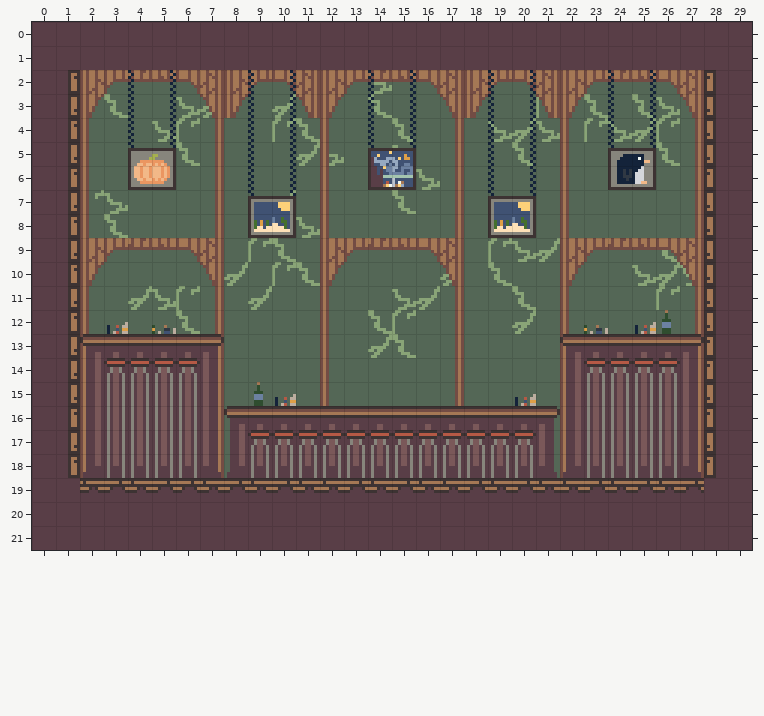
One commit to this Tiled map: tiled/levels/saloon.tmx. That is the earlier state.
Cells are 8x8 px. Shown: x 0..29, y 0..21.
And afterwards:
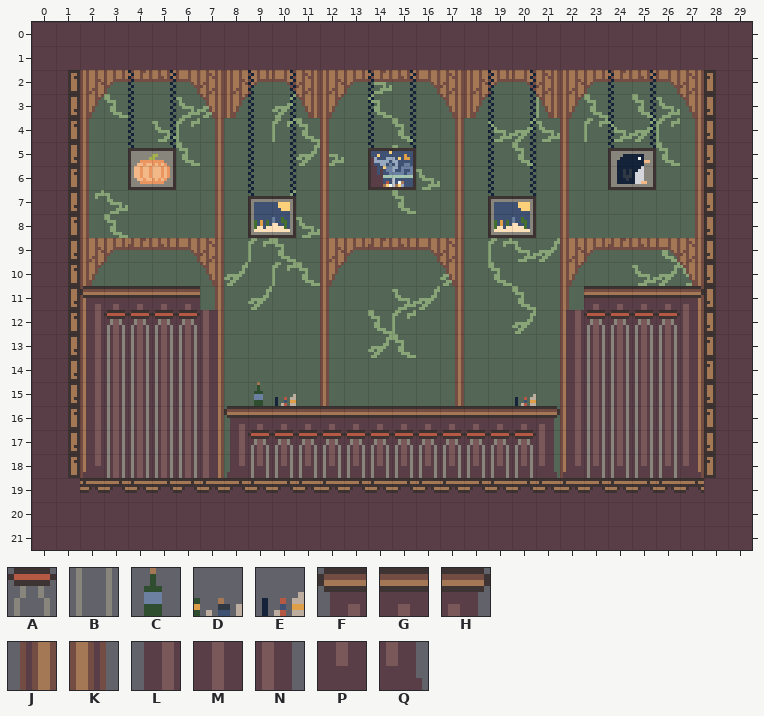
Key: from "CowboyTilemap": A 201 "wall", B 241, C 296, D 298, E 299, F 351 "onewaywall", G 352 "onewaywall", H 353 "onewaywall", J 385 "wall", K 387 "wall", L 388 "wall", M 389, N 390 "wall", P 429, Q 430 "wall".
_ is an empty cell, # one hidden under a higher layer.
What changed:
{"where": "layer \"Background_1\""}
{"y":12,"x":2,"old":"______","new":"LMMMMN"}
{"y":12,"x":22,"old":"______","new":"LMMMMN"}
{"y":13,"x":2,"old":"J####K","new":"LMMMMN"}
{"y":13,"x":22,"old":"_####K","new":"LMMMMN"}
{"y":18,"x":3,"old":"PPPPQ","new":"MMMMN"}
{"where": "layer \"Collision\""}
{"y":11,"x":2,"old":"_____","new":"FGGGG"}
{"y":11,"x":23,"old":"_____","new":"GGGGH"}
{"y":12,"x":2,"old":"_E_D__","new":"LAAAAN"}
{"y":12,"x":22,"old":"_D_EC_","new":"LAAAAN"}
{"y":13,"x":2,"old":"FGGGGH","new":"LBBBBN"}
{"y":13,"x":22,"old":"FGGGGH","new":"LBBBBN"}
{"y":14,"x":3,"old":"AAAA","new":"BBBB"}
{"y":14,"x":23,"old":"AAAA","new":"BBBB"}
{"y":18,"x":7,"old":"Q","new":"_"}
{"label":"changed","picture_box":[80,286,224,373]}
{"label":"changed","picture_box":[560,286,704,373]}
{"label":"changed","picture_box":[113,466,221,478]}
